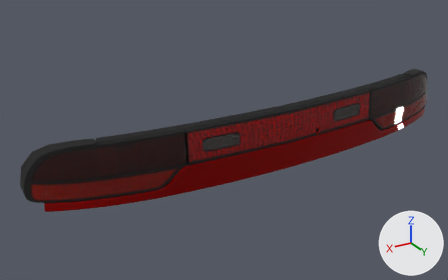
One commit to the glTF model content/cars/nissan_rs13/taillight_oem.glb: the scene before it, then after it.
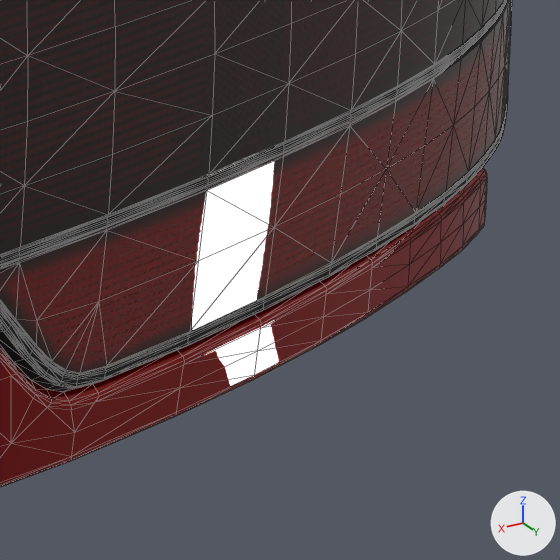
The first picture shows the older version from a 50 mm lens placed at (1.08, 3.615, 1.285), pointed at (0.133, 2.037, 0.496). The close-ups show both versions on the part from 84% to 96% of the width and 32% to 53% of the height of that picture. Arrows for +X, +Y and +Z are at lower right; the lights stay in place. The close-ups show mesh edges as thin lines. Where no turn or scale is listed for an object, it has been applied to the vertices.

The first close-up shows 'Garnish', 'Glass Right', 'Plastic'.
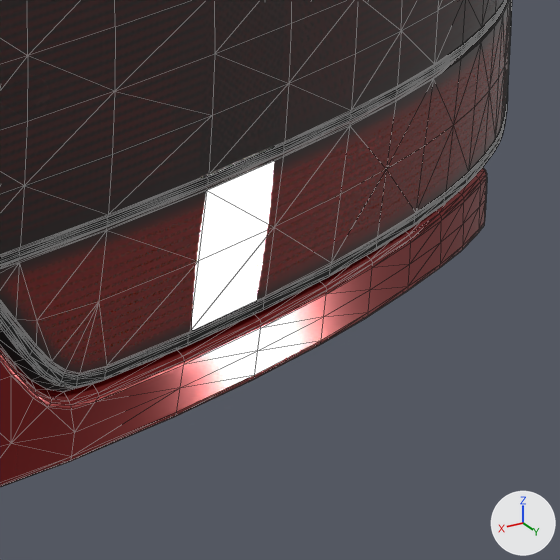
Edits to the bpy script that builds the scene:
```text
Add mat_paint_1:
    mat_paint_1 = bpy.data.materials.new('Paint')
    # nodes: BsdfPrincipled, Mix, OutputMaterial, VertexColor
    # colours: red #900000
Change me_garnish:
    where me_garnish.from_pydata(...)  # 409 vertices, 726 faces; spans x -0.735..0.735, y 2.085..2.208, z 0.415..0.506
    remove me_garnish.materials.append(mat_paint)
    add me_garnish.materials.append(mat_paint_1)
```

Changed parts and their boxes (x1, y1, x2, y2) in the close-ups (560 x 560 px):
'Garnish', recoloured (red to pink)
    both: (0, 218, 431, 474)
